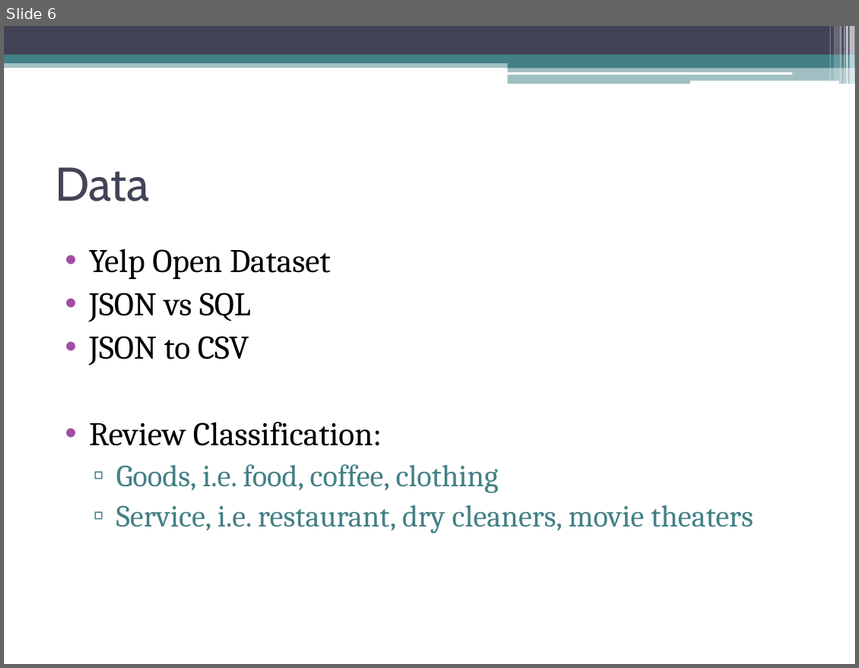
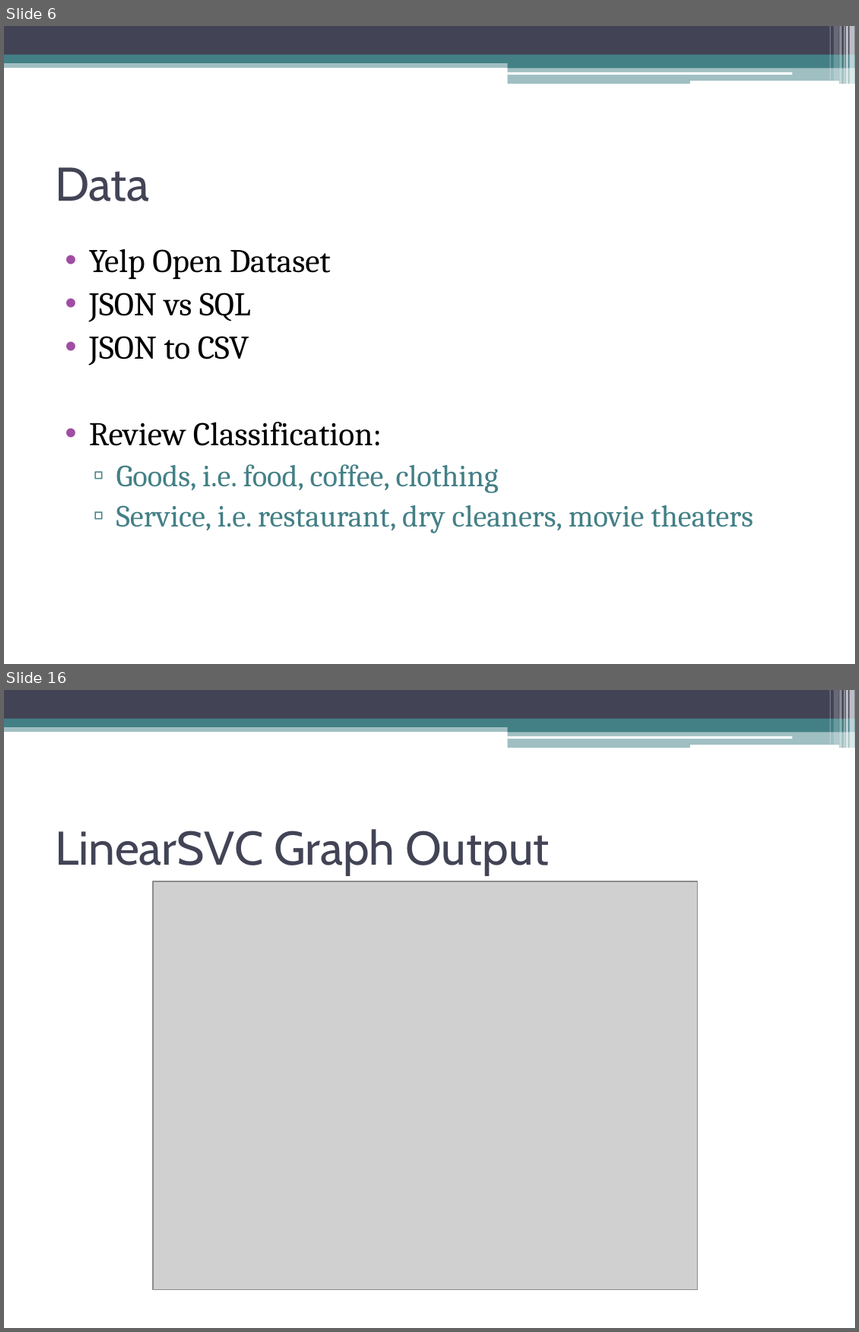
Before and after one commit to dheerajpatta/CS410-Project, a slide deck: Yelp.pptx. Shown one above the other, each under a label of ours: slide 6 before the commit, slides 6 and 16 after it; the slides between them are not shown. The pictures are 859x668 and 859x1332 pixels, drawn with LibreOffice and Linux fonts; fonts in the diff are those of the drawing; grey boxes stand for pictures. Boxes give left, top, right and bottom in pixels: in the first picture for what was removed or moved away, otherwise in the second. Text is boxed around its words. In the diff, an @@ line names an element or a change of style, - is before the commit and + after.

```diff
--- a/Yelp.pptx
+++ b/Yelp.pptx
@@ slide 16 added at bbox=[4, 690, 855, 1328], background #FFFFFF; not listed: 13 template elements that a slide beside it also shows @@
@@ title added at bbox=[55, 829, 549, 875], 40 pt, text #424456 @@
+LinearSVC Graph Output
@@ picture added at bbox=[153, 882, 698, 1290] @@
```
Also in this commit, not shown: 2 slides changed, 7 other slides added, 16 other files.
